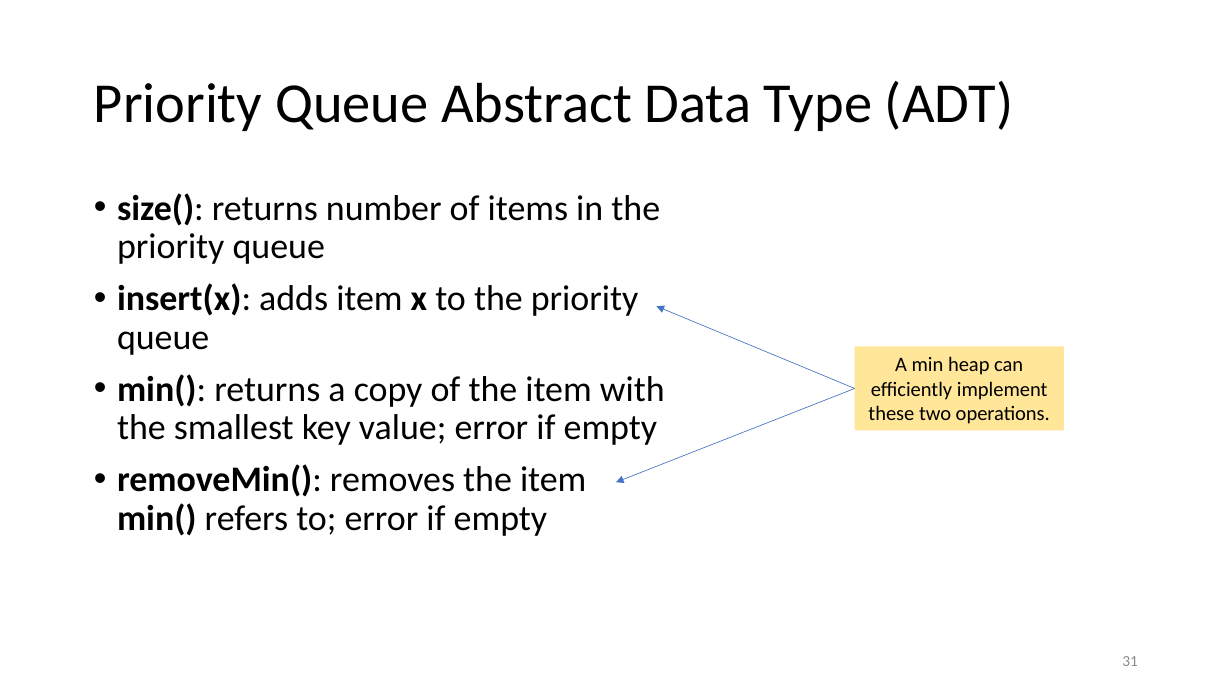
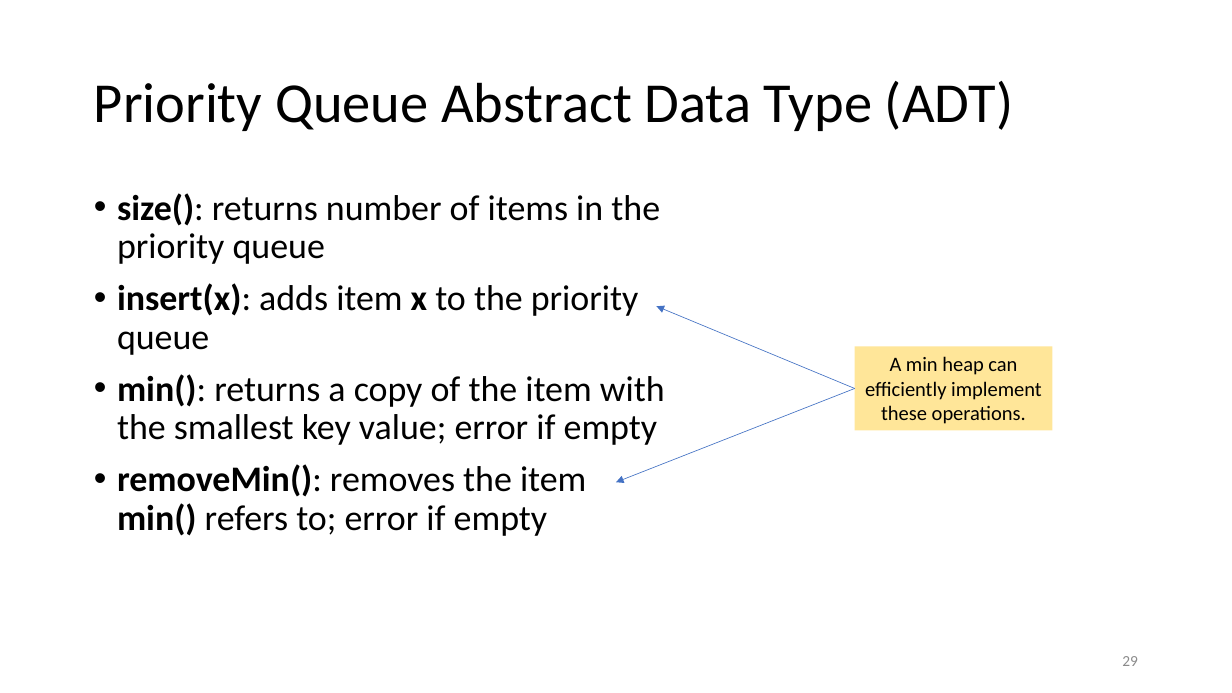
Before and after one commit to tjd1234/cmpt225summer2023, a slide deck: slide 29 of lecture_notes/week7/week7_priority_queues.pptx (slide 31 before the commit). Drawn at 1232x693 pixels with LibreOffice and Linux fonts; fonts in the diff are those of the drawing. Boxes give left, top, right and bottom in pixels: in the first picture for what was removed or moved away, otherwise in the second. Text is boxed around its words. In the diff, an @@ line names an element or a change of style, - is before the commit and + after.

```diff
--- a/lecture_notes/week7/week7_priority_queues.pptx
+++ b/lecture_notes/week7/week7_priority_queues.pptx
@@ rectangle "A min heap can efficiently ...": place and size @@
-rectangle "A min heap can efficiently ..." at <box>855,347,1064,431</box>
+rectangle "A min heap can efficiently ..." at <box>855,347,1053,431</box>
@@ text in rectangle at <box>865,356,1042,424</box>: text changed @@
-A min heap can efficiently implement these two operations.
+A min heap can efficiently implement these operations.
@@ page number at <box>1122,656,1138,666</box>: text changed @@
-31
+29
```
Also in this commit, not shown: 15 other slides changed, 1 slide added, 3 slides removed.
